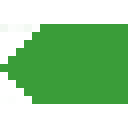
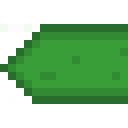
Layer changes from the first 128px x 128px image to the second:
painted on "Layer" over (x1=0, y1=24, x2=128, y2=104)
